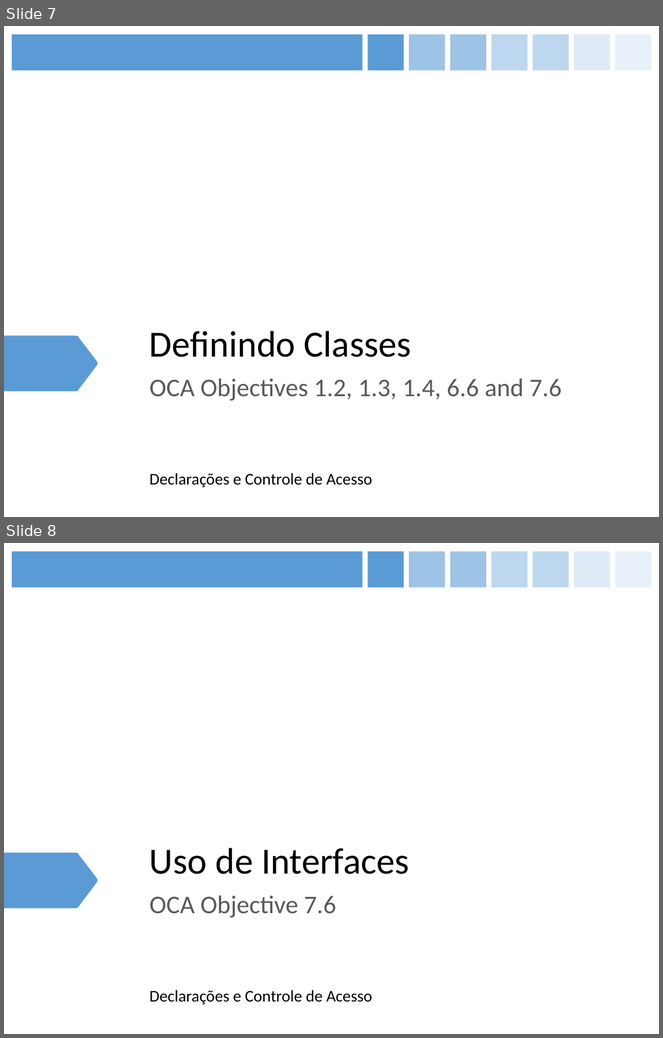
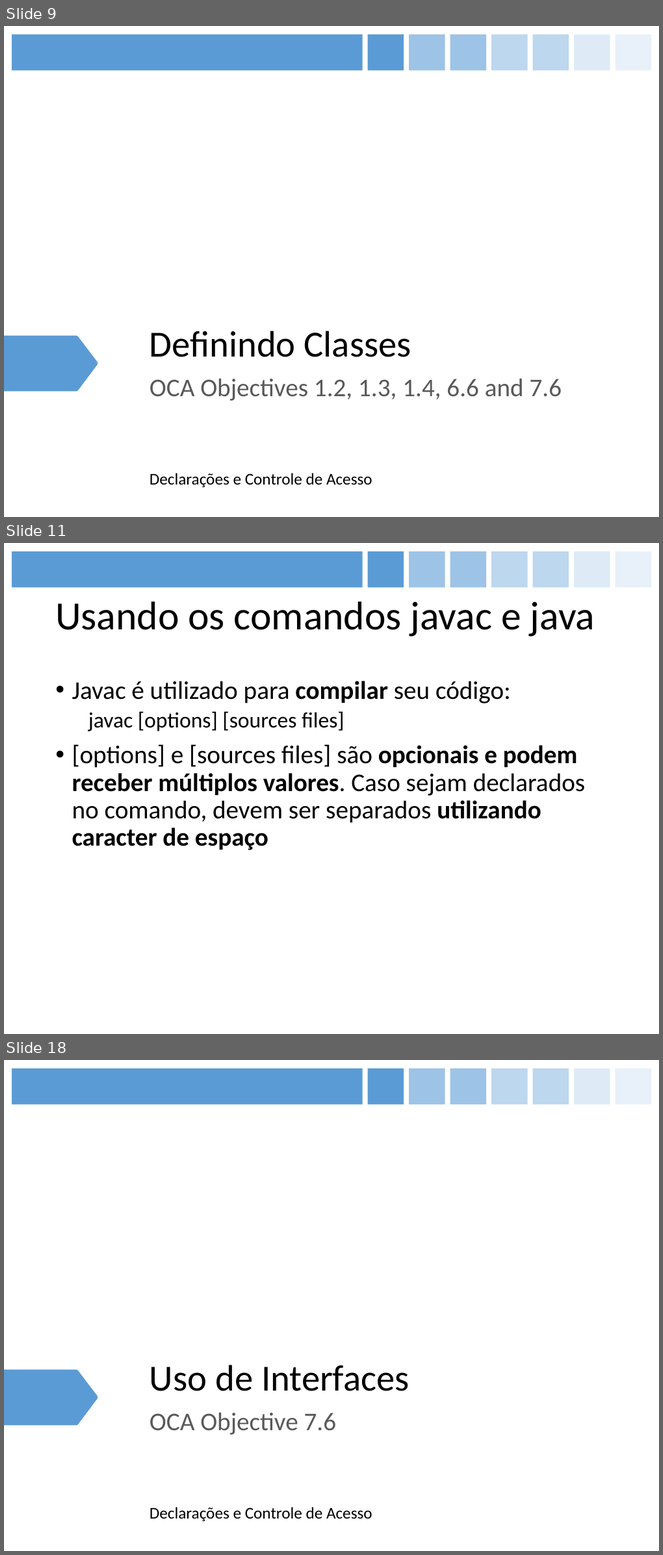
Before and after one commit to figueiredojrr/treinamentoJavaSeOcaAgosto, a slide deck: OCA.pptx. Shown one above the other, each under a label of ours: slides 7 and 8 before the commit, slides 9, 11 and 18 after it; the slides between them are not shown. The pictures are 663x1038 and 663x1555 pixels, drawn with LibreOffice and Linux fonts; fonts in the diff are those of the drawing. Boxes give left, top, right and bottom in pixels: in the first picture for what was removed or moved away, otherwise in the second. Text is boxed around its words. In the diff, an @@ line names an element or a change of style, - is before the commit and + after.

```diff
--- a/OCA.pptx
+++ b/OCA.pptx
@@ slide 11 added at (4,543,659,1034), background #FFFFFF; not listed: 8 template elements that a slide beside it also shows @@
@@ title added at (55,601,596,637), 44 pt, text #000000 @@
+Usando os comandos javac e java
@@ text added at (72,681,585,850), 28 pt, text #000000 @@
+• Javac é utilizado para compilar seu código:
+  javac [options] [sources files]
+• [options] e [sources files] são opcionais e podem receber múltiplos valores. Caso sejam declarados no comando, devem ser separados utilizando caracter de espaço
@@ what was slide 7 is now slide 9 @@
@@ what was slide 8 is now slide 18 @@
```
Also in this commit, not shown: 2 slides changed, 12 other slides added.
